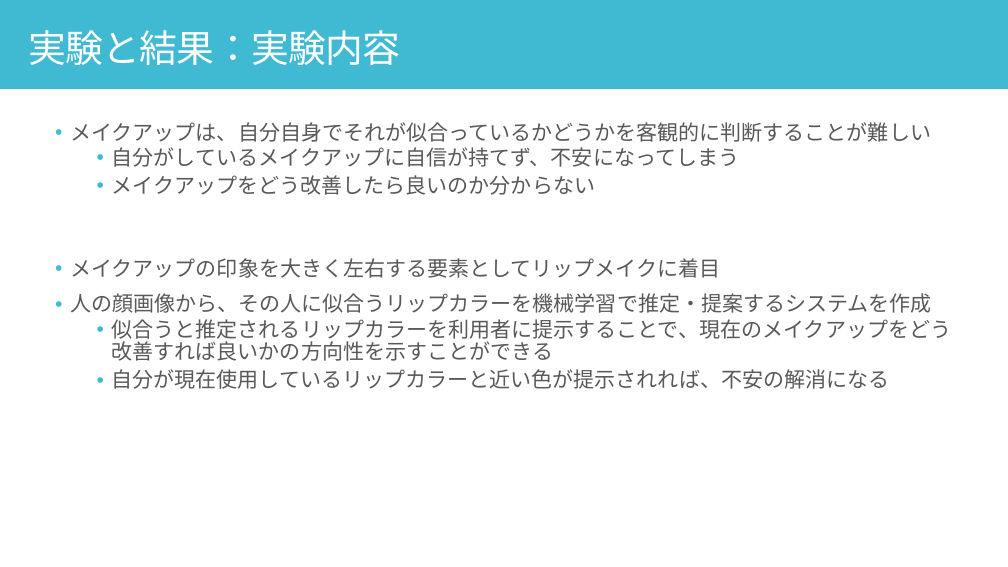
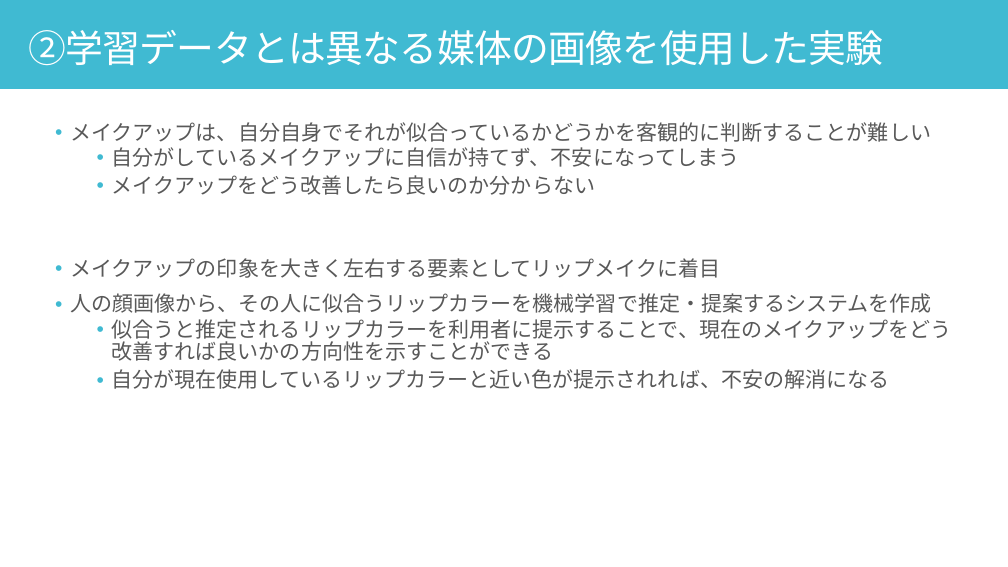
Before and after one commit to yuu5322/sci23, a slide deck: slide 13 of 口頭試問.pptx (slide 11 before the commit). Drawn at 1008x567 pixels with LibreOffice and Linux fonts; fonts in the diff are those of the drawing. Boxes give left, top, right and bottom in pixels: in the first picture for what was removed or moved away, otherwise in the second. Text is boxed around its words. In the diff, an @@ line names an element or a change of style, - is before the commit and + after.

```diff
--- a/口頭試問.pptx
+++ b/口頭試問.pptx
@@ text at (28, 30, 883, 65): text changed; font Cabin to Noto Sans CJK JP @@
-実験と結果：実験内容
+②学習データとは異なる媒体の画像を使用した実験
```
Also in this commit, not shown: 3 other slides changed, 2 slides added.
